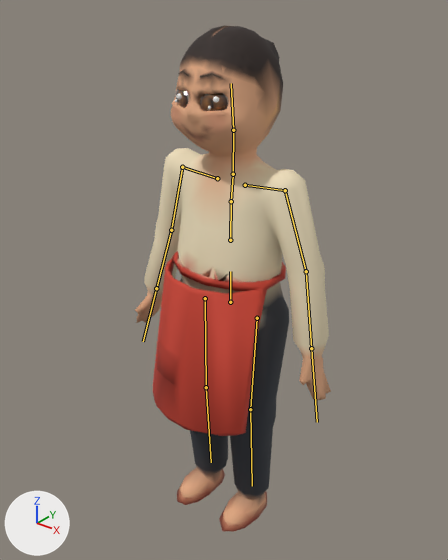
Before and after pictures for a commit that changed the glTF model assets/models/nguoi/coba.glb.
Camera for both pictures: a 50 mm camera at (1.014, -1.299, 1.629) aimed at (0.005, -0.038, 0.847). Every picture has the same lights, and +X, +Y and +Z are marked at lower left. The older version comes first. The bones that change, and the others that lie on the model, are drawn over the model as lines.

Objects in the first picture: 'Nguoi_coba'.
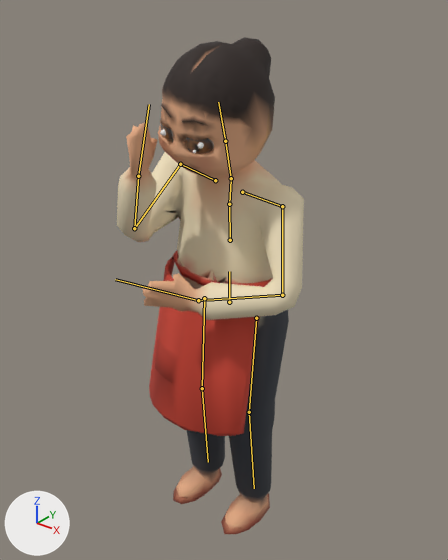
The newer file adds an action. The first version stands in its rest pose; the second is drawn at frame 102 of the action 'tron_do_chua'.

Boxes (x1, y1, x2, y2) around the edits, measured in the pictures (448 x 560 px):
'Nguoi_coba', posed
    before: (135, 26, 331, 531)
    after: (117, 37, 304, 534)
bone 'spine', root to tip
    before: (230, 240) to (231, 201)
    after: (230, 240) to (229, 204)
bone 'chest', root to tip
    before: (231, 201) to (233, 175)
    after: (229, 204) to (231, 179)
bone 'clav.L', root to tip
    before: (245, 185) to (285, 190)
    after: (242, 192) to (282, 206)
bone 'upperarm.L', root to tip
    before: (285, 190) to (306, 271)
    after: (282, 206) to (282, 295)
bone 'forearm.L', root to tip
    before: (306, 271) to (311, 348)
    after: (282, 295) to (198, 300)
bone 'hand.L', root to tip
    before: (311, 348) to (317, 422)
    after: (198, 300) to (115, 279)
bone 'clav.R', root to tip
    before: (217, 178) to (182, 167)
    after: (215, 180) to (180, 164)
bone 'upperarm.R', root to tip
    before: (182, 167) to (171, 230)
    after: (180, 164) to (134, 228)
bone 'forearm.R', root to tip
    before: (171, 230) to (156, 288)
    after: (134, 228) to (138, 176)
bone 'hand.R', root to tip
    before: (156, 288) to (143, 341)
    after: (138, 176) to (149, 104)
bone 'neck', root to tip
    before: (233, 174) to (233, 130)
    after: (231, 178) to (225, 141)
bone 'head', root to tip
    before: (233, 130) to (231, 83)
    after: (225, 141) to (218, 102)
bone 'thigh.L', root to tip
    before: (257, 318) to (250, 409)
    after: (256, 318) to (249, 412)
bone 'shin.L', root to tip
    before: (250, 409) to (252, 486)
    after: (249, 412) to (254, 488)
bone 'thigh.R', root to tip
    before: (205, 298) to (206, 387)
    after: (204, 298) to (202, 388)
bone 'shin.R', root to tip
    before: (206, 387) to (211, 462)
    after: (202, 388) to (208, 462)

The change in detail:
Bone 'spine' (bone_spine) turns from (0, 0, 0) to (7, 0, -5) degrees about its own x, y and z.
Bone 'chest' (bone_chest) turns from (0, 0, 0) to (5, 0, -3) degrees about its own x, y and z.
Bone 'clav.L' (bone_clav_l) turns from (0, 0, 0) to (-1, 0, 0) degrees about its own x, y and z.
Bone 'upperarm.L' (bone_upperarm_l) turns from (0, 0, 0) to (-33, -2, -8) degrees about its own x, y and z.
Bone 'forearm.L' (bone_forearm_l) turns from (0, 0, 0) to (-48, 22, 47) degrees about its own x, y and z.
Bone 'hand.L' (bone_hand_l) turns from (0, 0, 0) to (-21, 10, 0) degrees about its own x, y and z.
Bone 'clav.R' (bone_clav_r) turns from (0, 0, 0) to (-1, 0, 0) degrees about its own x, y and z.
Bone 'upperarm.R' (bone_upperarm_r) turns from (0, 0, 0) to (-64, -4, -7) degrees about its own x, y and z.
Bone 'forearm.R' (bone_forearm_r) turns from (0, 0, 0) to (-100, -13, -11) degrees about its own x, y and z.
Bone 'hand.R' (bone_hand_r) turns from (0, 0, 0) to (-6, -10, 0) degrees about its own x, y and z.
Bone 'neck' (bone_neck) turns from (0, 0, 0) to (8, -1, 0) degrees about its own x, y and z.
Bone 'head' (bone_head) turns from (0, 0, 0) to (0, -1, -3) degrees about its own x, y and z.
Bone 'thigh.L' (bone_thigh_l) turns from (0, 0, 0) to (-3, 0, -1) degrees about its own x, y and z.
Bone 'shin.L' (bone_shin_l) turns from (0, 0, 0) to (4, 0, 0) degrees about its own x, y and z.
Bone 'thigh.R' (bone_thigh_r) turns from (0, 0, 0) to (-2, 0, 1) degrees about its own x, y and z.
Bone 'shin.R' (bone_shin_r) turns from (0, 0, 0) to (3, 0, 0) degrees about its own x, y and z.
